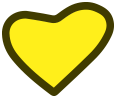
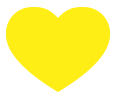
Two versions of the same layered image (116 x 96). Layer-by-layer changes:
removed layer "Layer 2" (was 25%) over (2, 2, 114, 96)
painted on "Vector Smart Object11" over (2, 2, 114, 96)
removed layer "Vector Smart Object" over (5, 8, 112, 92)
